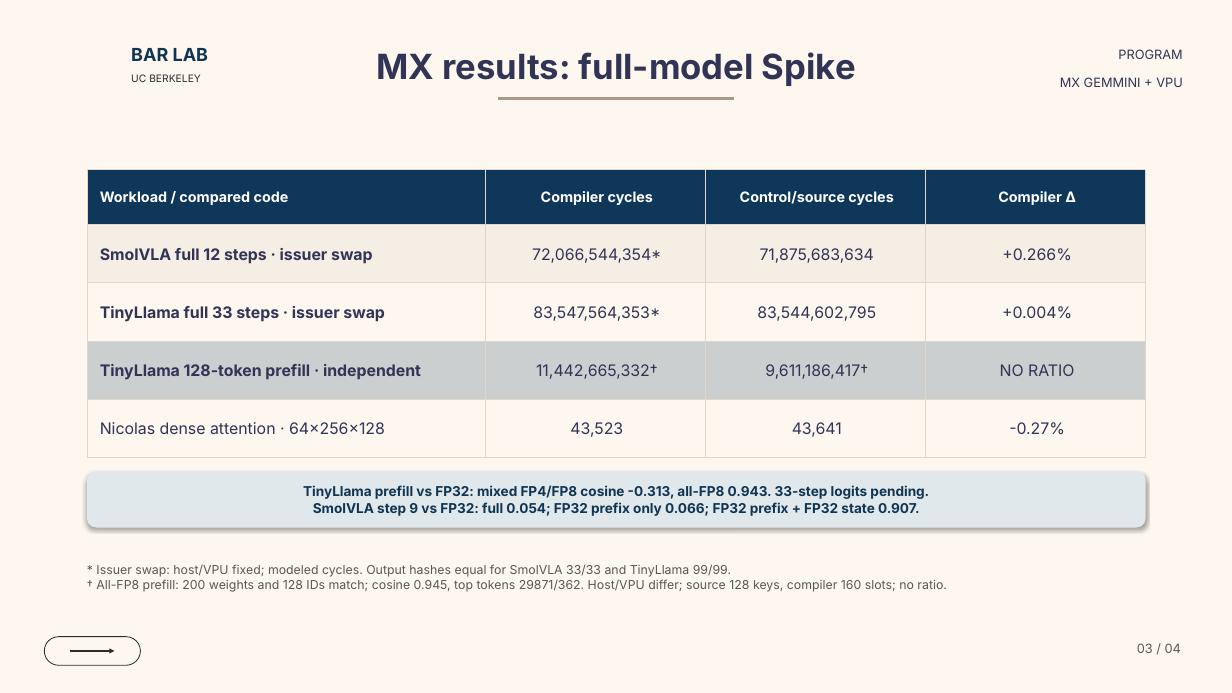
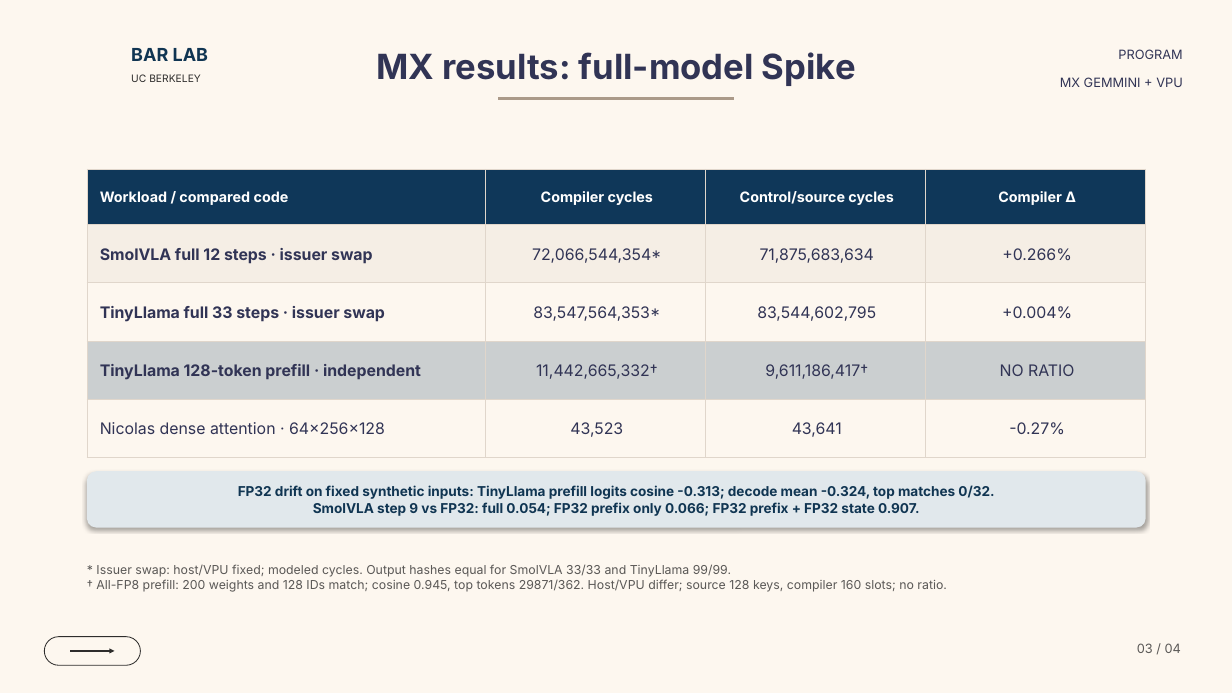
Before and after one commit to ucb-bar/mx-gemmini-mlir, a slide deck: slide 3 of docs/presentations/mx_gemmini_dialect_overview.pptx. Drawn at 1232x693 pixels with LibreOffice and Linux fonts; fonts in the diff are those of the drawing; background and template pictures are left out. Boxes give left, top, right and bottom in pixels: in the first picture for what was removed or moved away, otherwise in the second. Text is boxed around its words. In the diff, an @@ line names an element or a change of style, - is before the commit and + after.

Commit message:
Archive full TinyLlama logits

```diff
--- a/docs/presentations/mx_gemmini_dialect_overview.pptx
+++ b/docs/presentations/mx_gemmini_dialect_overview.pptx
@@ text in rounded rectangle at box(238, 485, 994, 499): text changed @@
-TinyLlama prefill vs FP32: mixed FP4/FP8 cosine -0.313, all-FP8 0.943. 33-step logits pending.
+FP32 drift on fixed synthetic inputs: TinyLlama prefill logits cosine -0.313; decode mean -0.324, top matches 0/32.
```
Also in this commit, not shown: 46 other files.
